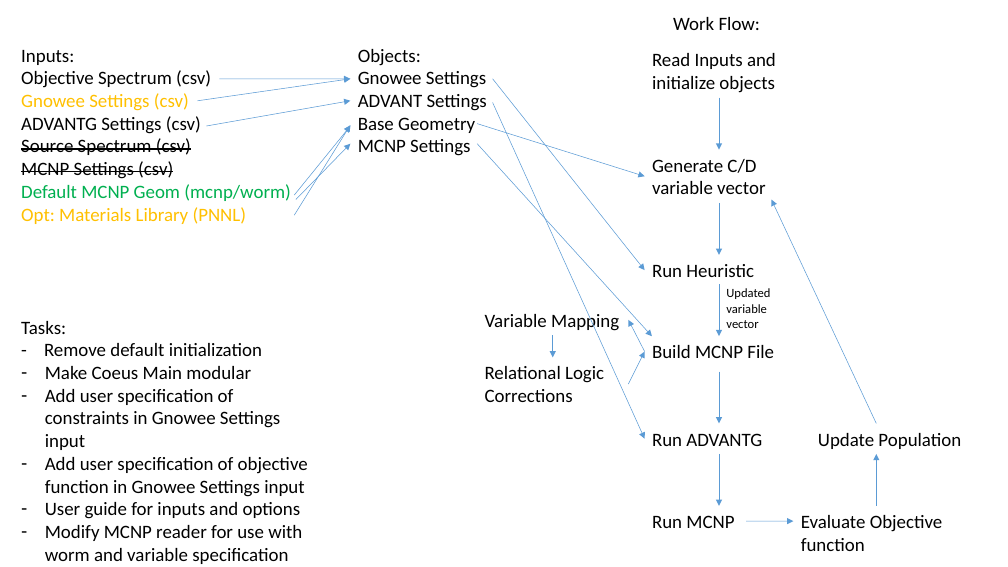
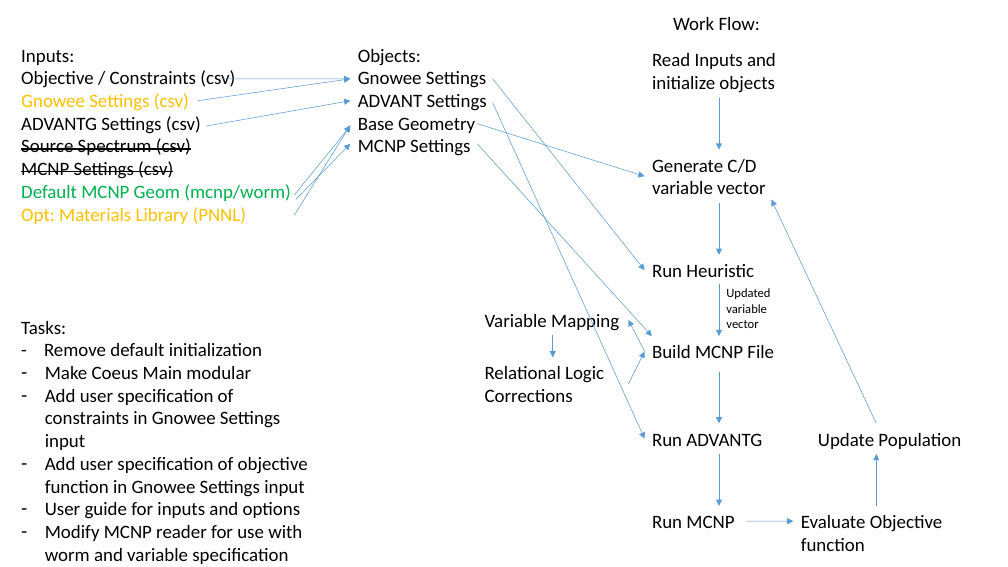
Before and after one commit to SlaybaughLab/Coeus, a slide deck: slide 1 of Proposed Workflow.pptx. Drawn at 1008x567 pixels with LibreOffice and Linux fonts; fonts in the diff are those of the drawing. Boxes give left, top, right and bottom in pixels: in the first picture for what was removed or moved away, otherwise in the second. Text is boxed around its words. In the diff, an @@ line names an element or a change of style, - is before the commit and + after.

Commit message:
Updated proposed workflow

```diff
--- a/Proposed Workflow.pptx
+++ b/Proposed Workflow.pptx
@@ text at <box>21,70,235,88</box>: text changed @@
-Objective Spectrum (csv)
+Objective / Constraints (csv)
```
